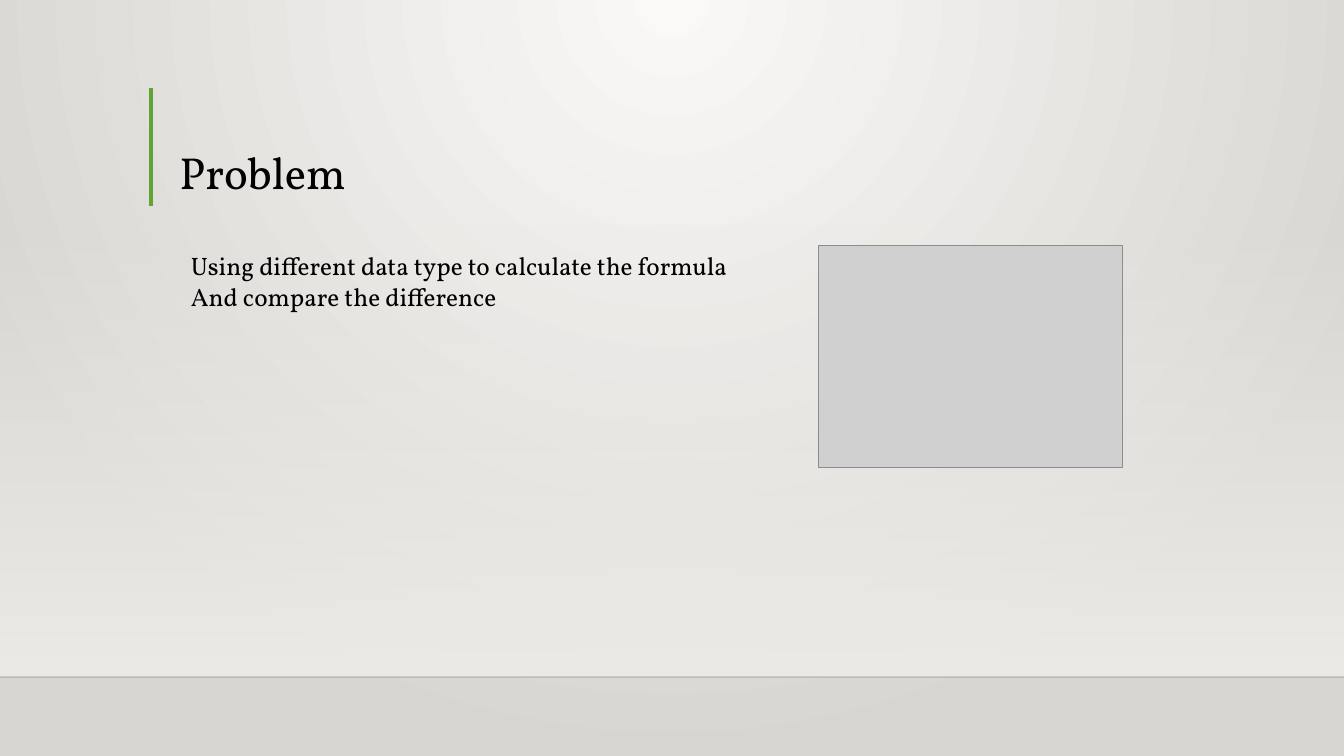
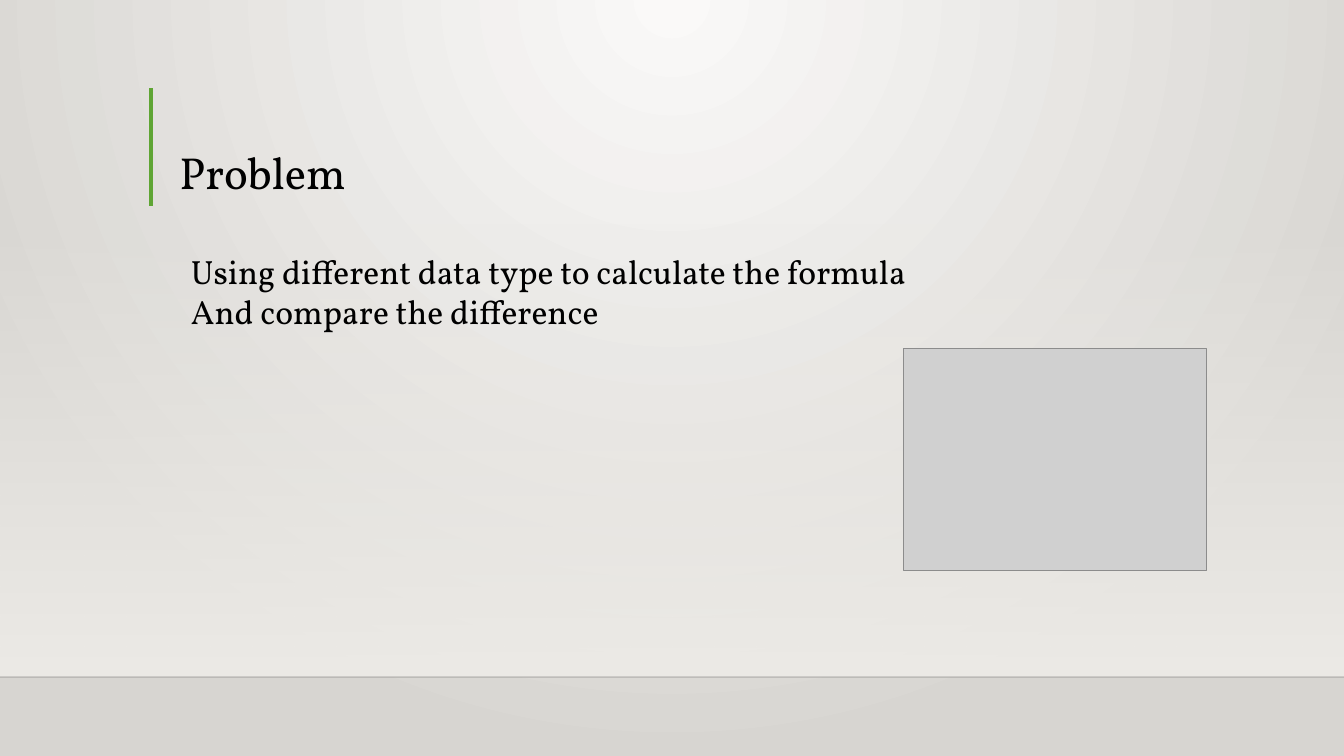
Before and after one commit to OuYangMinOa/Computing-Physic, a slide deck: slide 2 of ex1/計算物理.pptx. Drawn at 1344x756 pixels with LibreOffice and Linux fonts; fonts in the diff are those of the drawing; grey boxes stand for pictures; background and template pictures are left out. Boxes give left, top, right and bottom in pixels: in the first picture for what was removed or moved away, otherwise in the second. Text is boxed around its words. In the diff, an @@ line names an element or a change of style, - is before the commit and + after.

```diff
--- a/ex1/計算物理.pptx
+++ b/ex1/計算物理.pptx
@@ text "Using different data type to ..." at box(191, 260, 906, 333): size 18 to 24 pt @@
@@ picture: place and size @@
-picture at box(819, 246, 1122, 469)
+picture at box(903, 349, 1207, 572)
```
Also in this commit, not shown: 2 other slides changed, 1 slide added, 45 other files.
